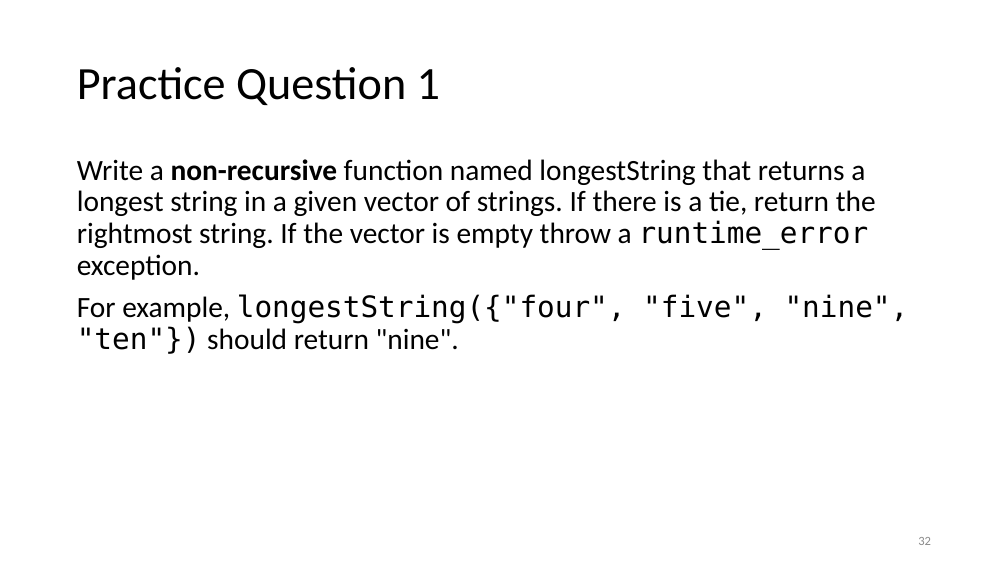
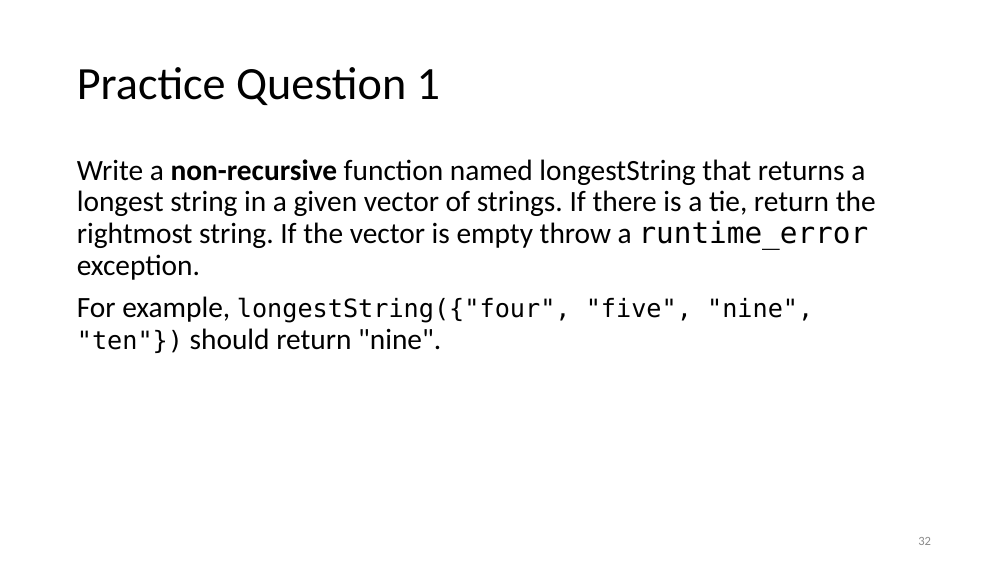
Before and after one commit to tjd1234/cmpt135spring2024, a slide deck: slide 32 of sample_code/week14/week14_cmpt135.pptx. Drawn at 1008x567 pixels with LibreOffice and Linux fonts; fonts in the diff are those of the drawing. Boxes give left, top, right and bottom in pixels: in the first picture for what was removed or moved away, otherwise in the second. Text is boxed around its words. In the diff, an @@ line names an element or a change of style, - is before the commit and + after.

```diff
--- a/sample_code/week14/week14_cmpt135.pptx
+++ b/sample_code/week14/week14_cmpt135.pptx
@@ text at (77, 296, 813, 353): size 28 to 24 pt in "longestString({"four", "five", "nine", "ten"})" @@
```
Also in this commit, not shown: 11 other slides changed, 2 slides added, 8 other files.
